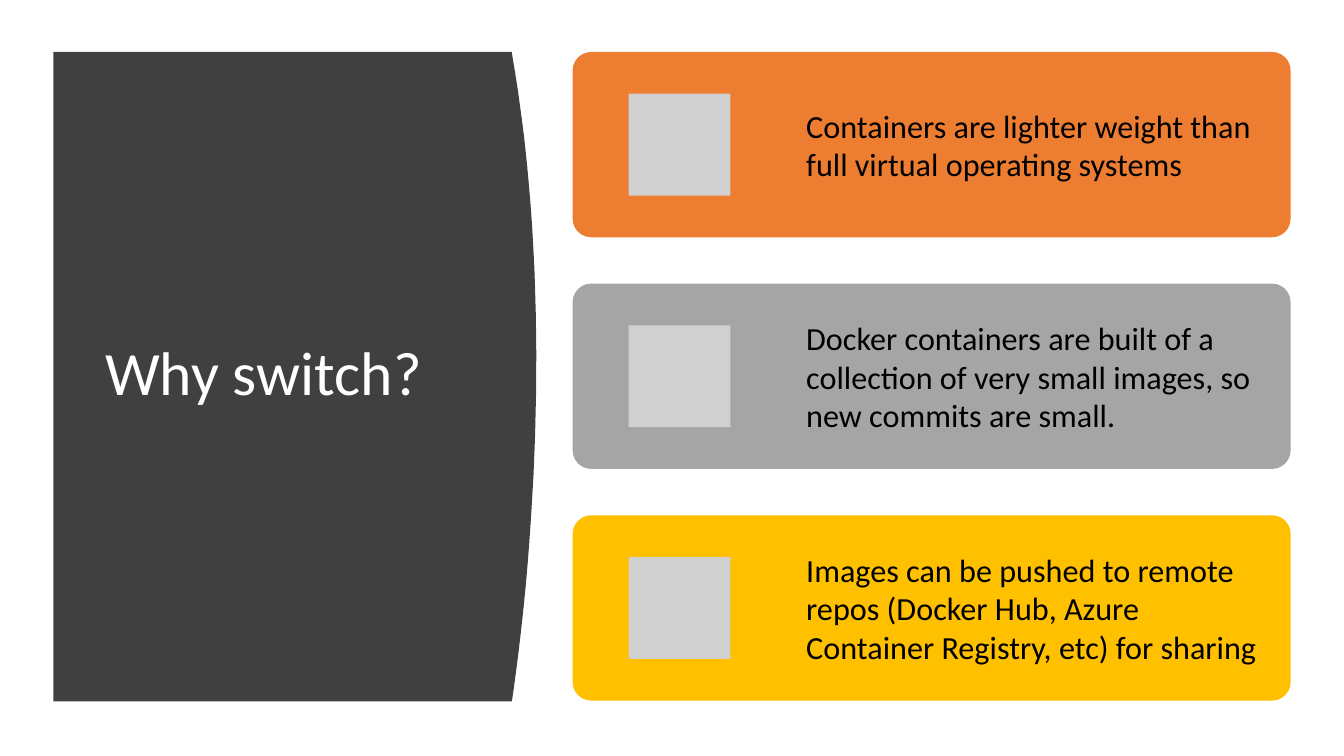
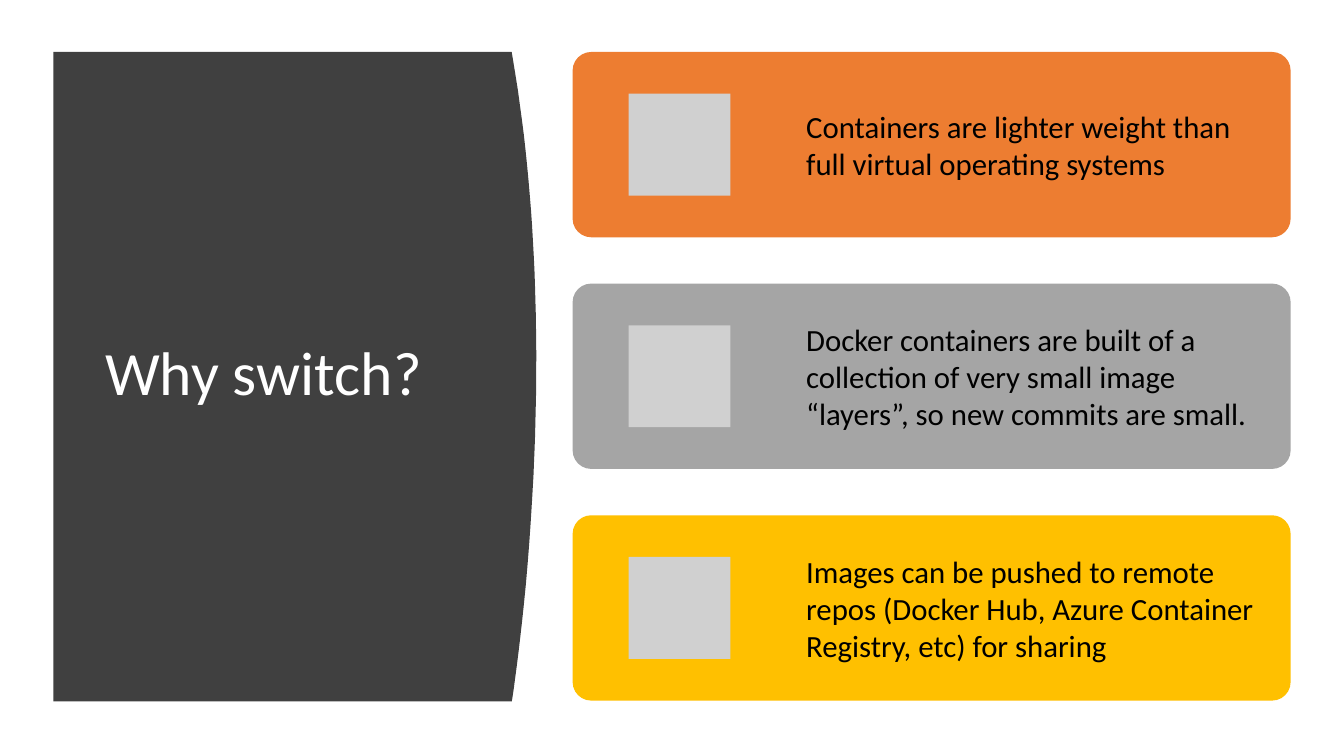
Before and after one commit to chlsmith/sql-on-docker, a slide deck: slide 7 of sql-on-docker.pptx (slide 8 before the commit). Drawn at 1344x756 pixels with LibreOffice and Linux fonts; fonts in the diff are those of the drawing; grey boxes stand for pictures. Boxes give left, top, right and bottom in pixels: in the first picture for what was removed or moved away, otherwise in the second. Text is boxed around its words. In the diff, an @@ line names an element or a change of style, - is before the commit and + after.

```diff
--- a/sql-on-docker.pptx
+++ b/sql-on-docker.pptx
@@ text "Containers are lighter weight than ..." at [806,116,1230,181]: size 23 to 22 pt @@
@@ text at [806,329,1246,430]: text changed; size 23 to 22 pt @@
-Docker containers are built of a collection of very small images, so new commits are small.
+Docker containers are built of a collection of very small image “layers”, so new commits are small.
@@ text "Images can be pushed to ..." at [806,561,1253,663]: size 23 to 22 pt @@
```
Also in this commit, not shown: 4 other slides changed, 1 slide added, 2 slides removed.
